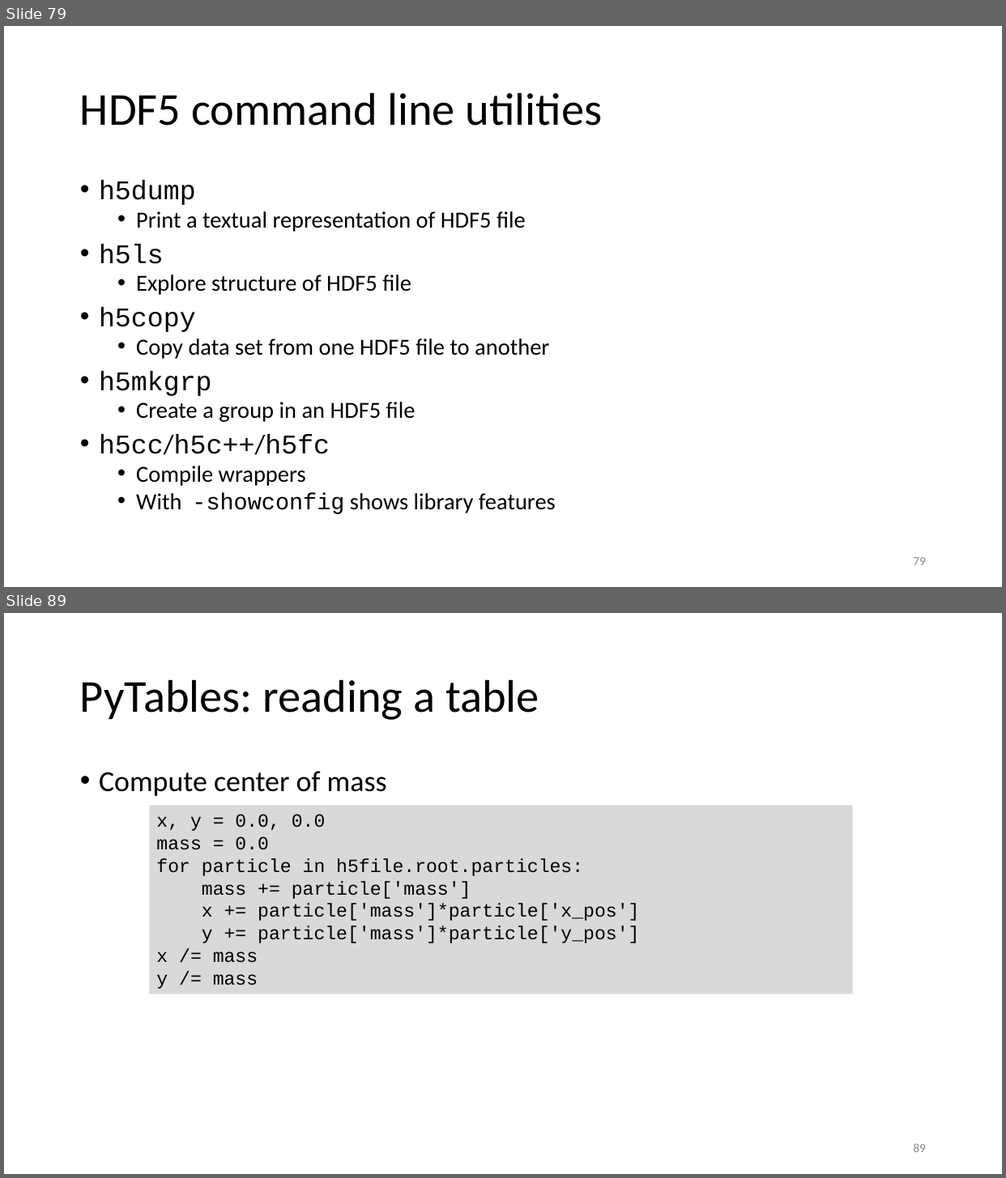
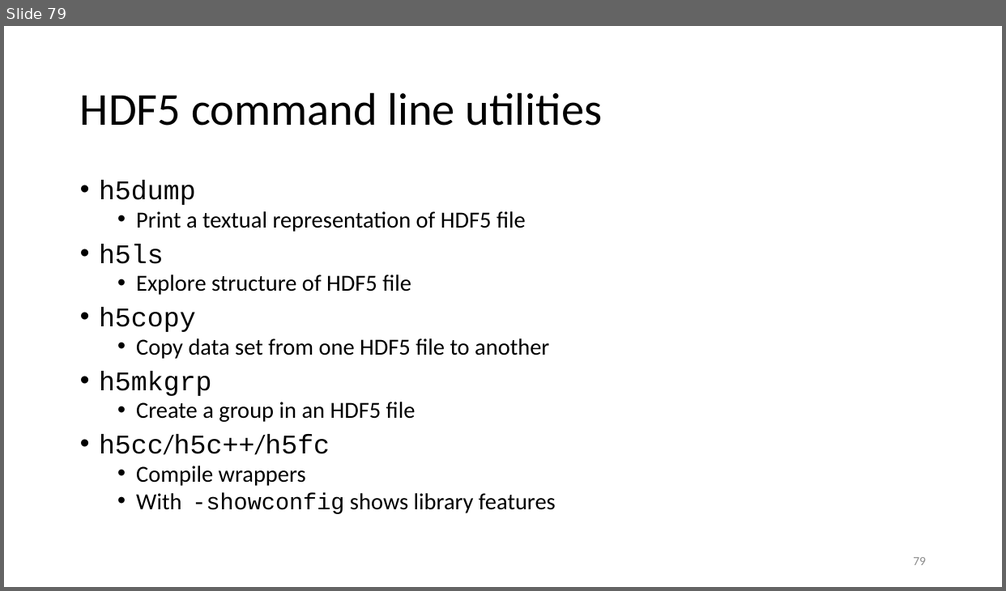
Before and after one commit to gjbex/Scientific-Python, a slide deck: scientific_python.pptx. Shown one above the other, each under a label of ours: slides 79 and 89 before the commit, slide 79 after it; the slides between them are not shown. The pictures are 1006x1178 and 1006x591 pixels, drawn with LibreOffice and Linux fonts; fonts in the diff are those of the drawing. Boxes give left, top, right and bottom in pixels: in the first picture for what was removed or moved away, otherwise in the second. Text is boxed around its words. In the diff, an @@ line names an element or a change of style, - is before the commit and + after.

```diff
--- a/scientific_python.pptx
+++ b/scientific_python.pptx
@@ slide 89 removed at (x1=4, y1=613, x2=1002, y2=1174), background #FFFFFF @@
@@ title removed at (x1=80, y1=679, x2=539, y2=720) @@
-PyTables: reading a table
@@ text removed at (x1=99, y1=771, x2=387, y2=796) @@
-• Compute center of mass
@@ rectangle removed at (x1=149, y1=806, x2=853, y2=994) @@
-x, y = 0.0, 0.0
-mass = 0.0
-for particle in h5file.root.particles:
-mass += particle['mass']
-x += particle['mass']*particle['x_pos']
-y += particle['mass']*particle['y_pos']
-x /= mass
-y /= mass
@@ page number removed at (x1=913, y1=1144, x2=926, y2=1152) @@
-89
```
Also in this commit, not shown: 8 slides changed, 9 other slides removed, 14 other files.
